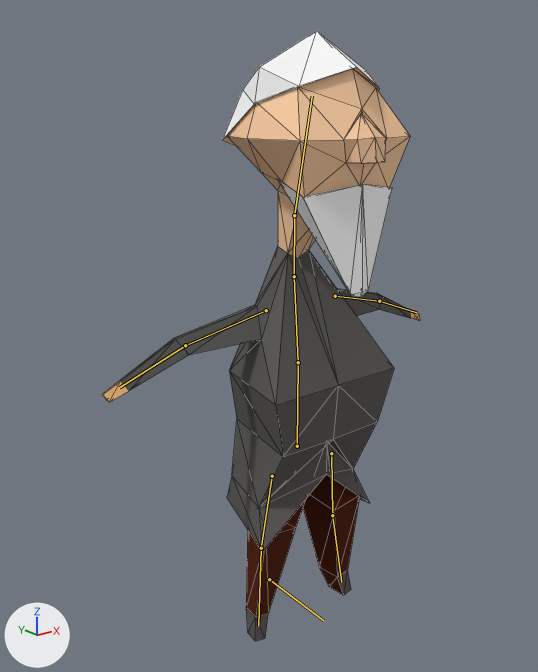
An edit to the Blender file TheOvercoat/Assets/Models(blend)/Karakterler/armature1.blend, drawn before and after from the same camera.
Before and after are seen from a 50 mm lens placed at (-1.473, -1.642, 1.707), pointed at (-0.103, 0.071, 1.022). Arrows for +X, +Y and +Z are at lower left; the lights stay in place. The bones that bend it are drawn over the model as lines. Mesh edges are drawn as thin lines.
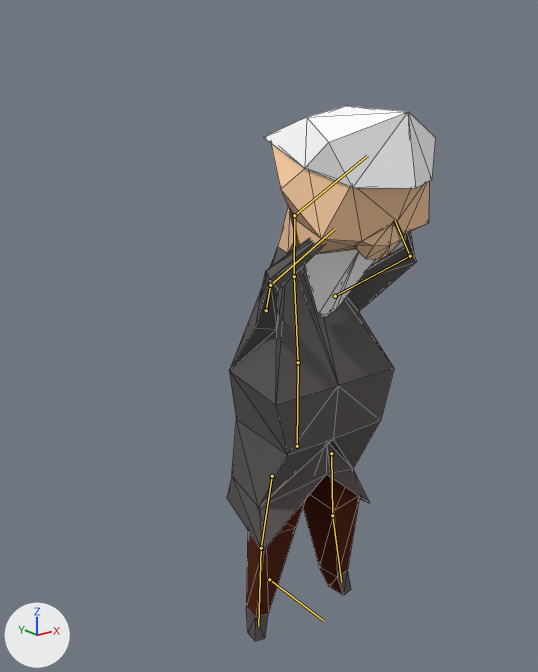
The newer file adds an action. The first version stands in its rest pose; the second is drawn at frame 30 of the action 'cry'.

Where the change shows, as pixel boxes [x1, y1, x2, y2] in the pictures (538 x 672 px):
'Cube.000', posed (34% narrower, 12% shorter)
    before: [102, 30, 420, 642]
    after: [227, 106, 436, 642]
bone 'Head', root to tip
    before: (294, 215) to (312, 96)
    after: (294, 215) to (367, 155)

The change in detail:
Bone 'Head' (bone_head) moves from (0.0, 0.0, 0.0) to (0.0, 0.076, -0.014).
Bone 'Head' (bone_head) turns from (0, 0, 0) to (45, 0, 0) degrees about its own x, y and z.
Bone 'HandIK.R' (bone_handik_r) moves from (0.0, 0.0, 0.0) to (0.314, -1.038, 0.072).
Bone 'HandIK.R' (bone_handik_r) turns from (0, 0, 0) to (7, 13, 6) degrees about its own x, y and z.
Bone 'ArmIK.R' (bone_armik_r) moves from (0.0, 0.0, 0.0) to (0.75, -1.143, 0.76).
Bone 'HandIK.L' (bone_handik_l) moves from (0.0, 0.0, 0.0) to (-0.314, -1.038, 0.072).
Bone 'HandIK.L' (bone_handik_l) turns from (0, 0, 0) to (7, -13, -6) degrees about its own x, y and z.
Bone 'ArmIK.L' (bone_armik_l) moves from (0.0, 0.0, 0.0) to (-0.806, -1.294, -0.719).
